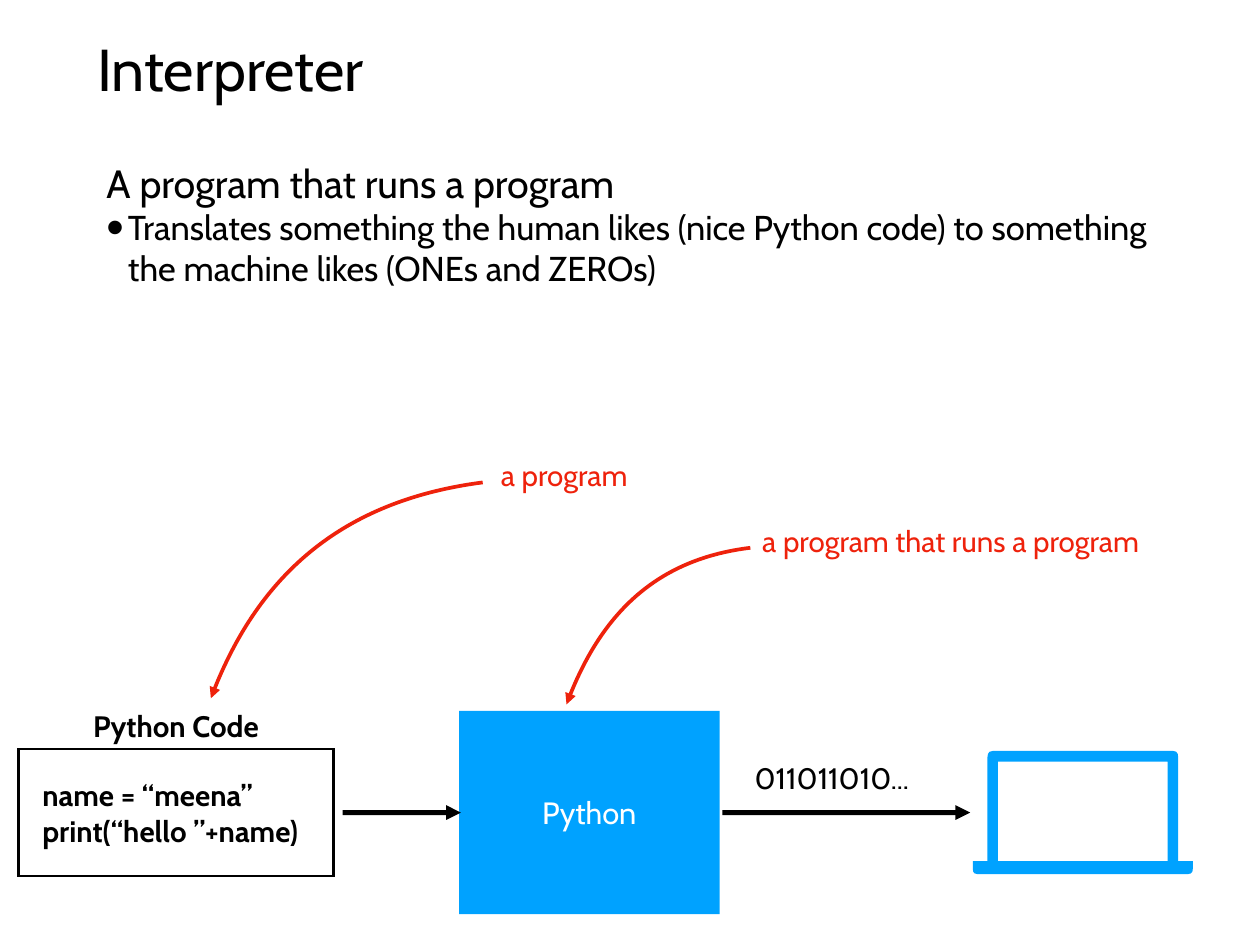
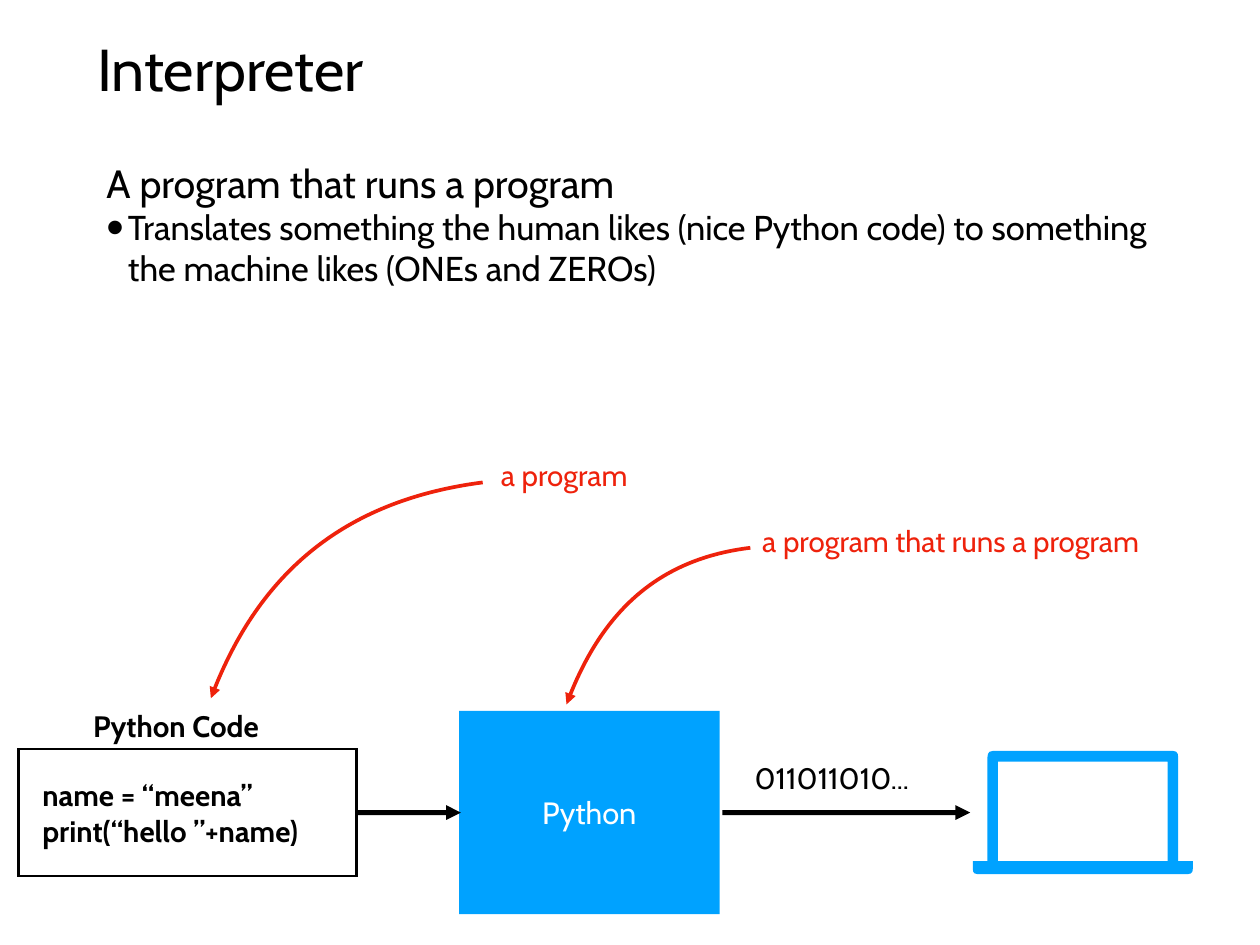
Before and after one commit to tylerharter/caraza-harter-com, a slide deck: slide 16 of tyler/meena/cs220/f21/materials/lec_04_F21.ppt. Drawn at 1260x945 pixels with LibreOffice and Linux fonts; fonts in the diff are those of the drawing. Boxes give left, top, right and bottom in pixels: in the first picture for what was removed or moved away, otherwise in the second. Text is boxed around its words. In the diff, an @@ line names an element or a change of style, - is before the commit and + after.

```diff
--- a/tyler/meena/cs220/f21/materials/lec_04_F21.ppt
+++ b/tyler/meena/cs220/f21/materials/lec_04_F21.ppt
@@ rectangle: place and size @@
-rectangle at (19, 749, 333, 875)
+rectangle at (19, 749, 356, 875)
@@ arrow moved from (343, 813) - (461, 813) to (356, 813) - (461, 813) @@
```
Also in this commit, not shown: 3 other slides changed, 1 other file.
